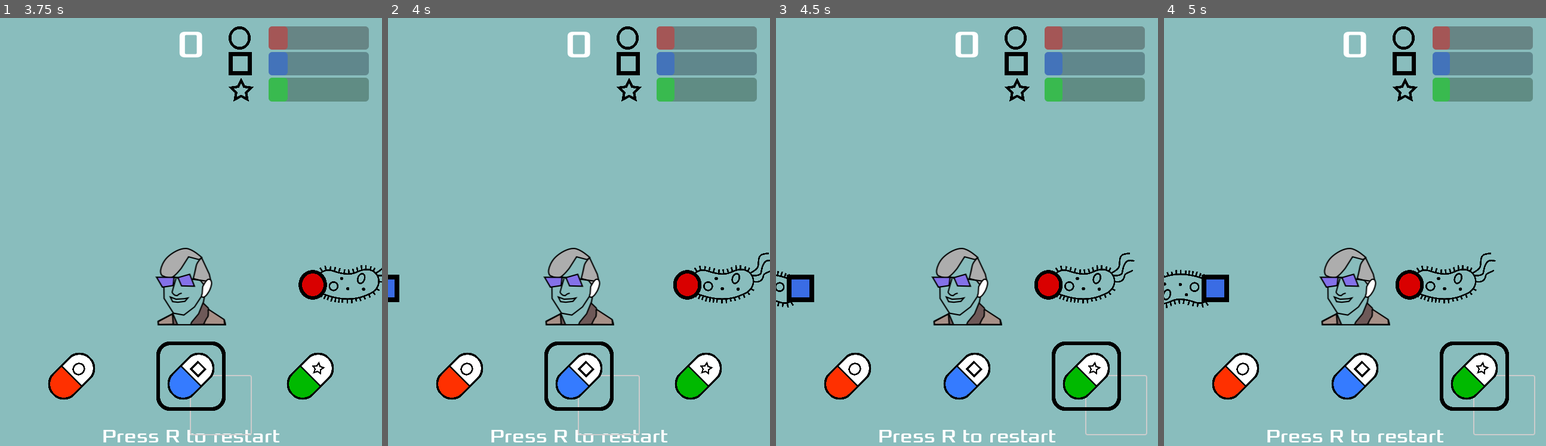
Above: before the commit, frames 1-4 (left to right).
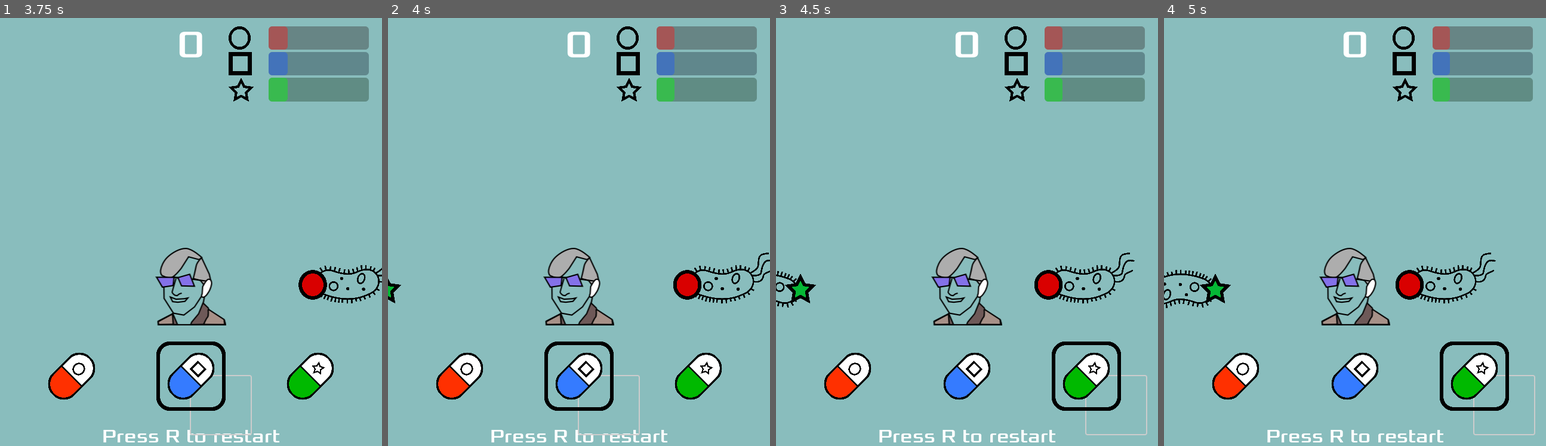
Above: after the commit, the same moments.

Repository: oxfordmmm/bash_the_bug_defender
Game: Godot game, scene res://scenes/single_player.tscn
Two runs of this game, one before a commit and one after it. Both use one fixed random seed, a clock stepped at 60 frames per second and the inputs below.
Inputs (mouse positions are in pixels of both pictures, inside the frame that each line leads up to):
- Up to frame 1 (3.75 s): click (103, 407) at 0.5 s; click (221, 403) at 1.25 s; click (339, 403) at 2 s; click (103, 407) at 2.75 s; click (221, 403) at 3.5 s
- Up to frame 2 (4 s): no input
- Up to frame 3 (4.5 s): click (1115, 403) at 4.25 s
- Up to frame 4 (5 s): no input

Frame 1 is identical in both runs. In frame 2, 0.2% of the frame differs, in the area x 0-4%, y 59-67%; in frame 3, 0.4%, in the area x 2-11%, y 59-67%; in frame 4, 0.4%.

Commit message:
fix: set initial values once

Diff:
--- a/scenes/antibiotic.tscn
+++ b/scenes/antibiotic.tscn
@@ -23,8 +23,6 @@
 icon_red = ExtResource("2_afipp")
 icon_blue = ExtResource("3_l5uwb")
 icon_green = ExtResource("4_8mlew")
-res_contribution = 0.04
-misuse_res_contribution = 0.1
 
 [node name="CollisionShape2D" type="CollisionShape2D" parent="." groups=["antibiotics"]]
 position = Vector2(0, -1)
--- a/scenes/single_player.tscn
+++ b/scenes/single_player.tscn
@@ -89,11 +89,6 @@
 bug_scene = ExtResource("4_uveui")
 initial_rate = 0.6
 spawn_acceleration = 0.03
-initial_resistance_rates = {
-0: 0.2,
-1: 0.2,
-2: 0.2
-}
 
 [node name="SpawnTimer" type="Timer" parent="BugSpawner"]
 
--- a/src/antibiotic.gd
+++ b/src/antibiotic.gd
@@ -13,13 +13,12 @@
 @export var icon_green: Resource
 var icons: Dictionary
 
-@export var res_contribution: float = 0.02
-@export var misuse_res_contribution: float = 0.5
+@export var res_contribution: float = 0.04
+@export var misuse_res_contribution: float = 0.1
 
 # Called when the node enters the scene tree for the first time.
 func _ready() -> void:
 	update_visuals()
-
 
 func _physics_process(delta):
 	position += transform.x * speed * delta
--- a/src/spawner.gd
+++ b/src/spawner.gd
@@ -9,9 +9,9 @@
 var spawn_rate = 1
 
 var initial_resistance_rates: Dictionary = {
-	game_enums.AntibioticTypes.RED: 0.5,
-	game_enums.AntibioticTypes.BLUE: 0.5,
-	game_enums.AntibioticTypes.GREEN: 0.5,
+	game_enums.AntibioticTypes.RED: 0.2,
+	game_enums.AntibioticTypes.BLUE: 0.2,
+	game_enums.AntibioticTypes.GREEN: 0.2,
 }
 @export var resistance_rates: Dictionary
 
